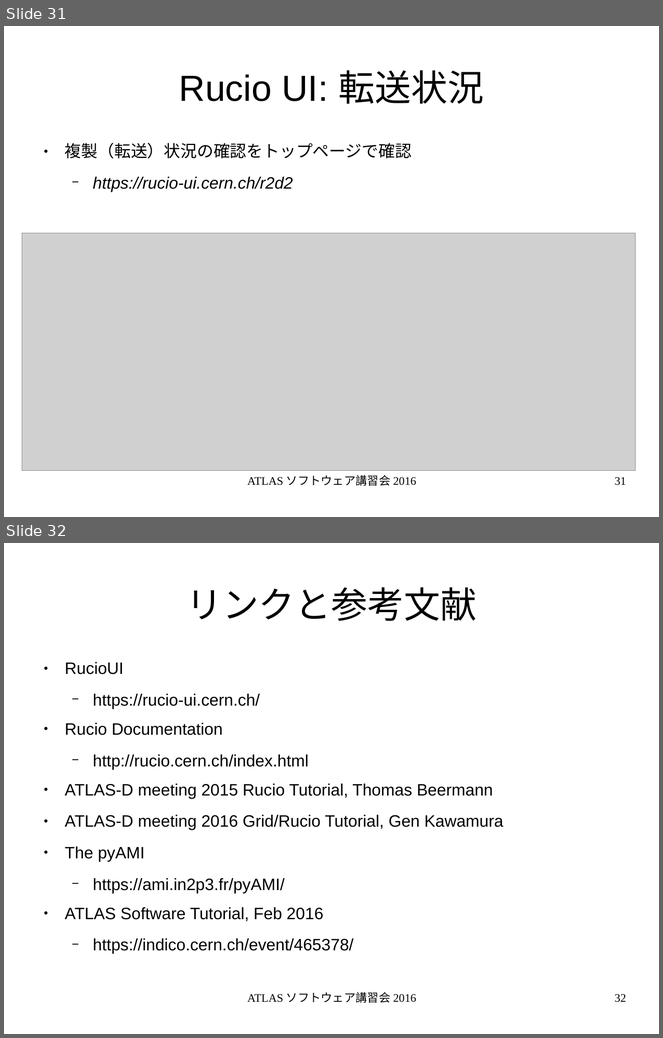
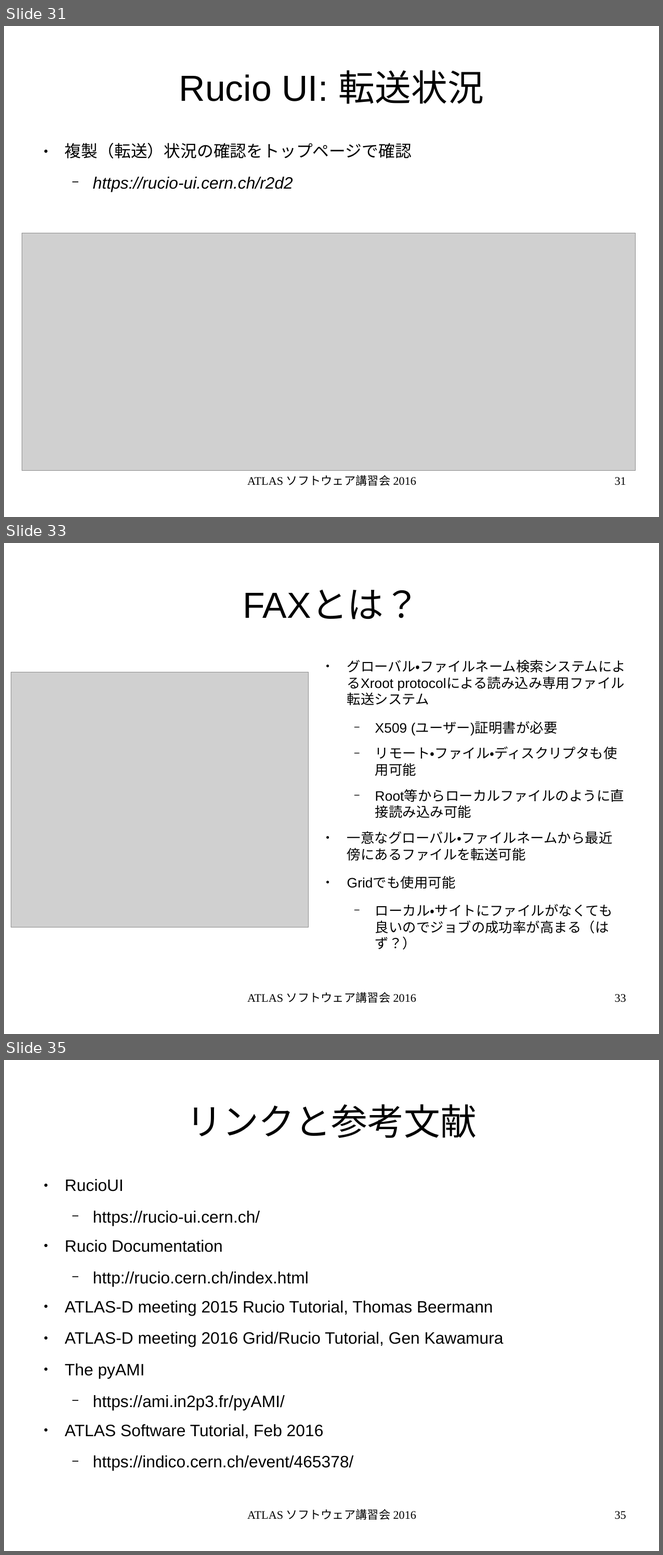
Before and after one commit to GenKawamura/2016-ATLAS-Japan-computing-tutorial, a slide deck: slides/odp/data_management.odp. Shown one above the other, each under a label of ours: slides 31 and 32 before the commit, slides 31, 33 and 35 after it; the slides between them are not shown. The pictures are 663x1038 and 663x1555 pixels, drawn with LibreOffice and Linux fonts; fonts in the diff are those of the drawing; grey boxes stand for pictures. Boxes give left, top, right and bottom in pixels: in the first picture for what was removed or moved away, otherwise in the second. Text is boxed around its words. In the diff, an @@ line names an element or a change of style, - is before the commit and + after.

```diff
--- a/slides/odp/data_management.odp
+++ b/slides/odp/data_management.odp
@@ slide 33 added at (x1=4, y1=543, x2=659, y2=1034), background #FFFFFF @@
@@ title added at (x1=243, y1=590, x2=421, y2=619), 44 pt, text #000000 @@
+FAXとは？
@@ text added at (x1=347, y1=659, x2=626, y2=950), 16.6 pt, text #000000 @@
+● グローバル・ファイルネーム検索システムによるXroot protocolによる読み込み専用ファイル転送システム
+  − X509 (ユーザー)証明書が必要
+  − リモート・ファイル・ディスクリプタも使用可能
+  − Root等からローカルファイルのように直接読み込み可能
+● 一意なグローバル・ファイルネームから最近傍にあるファイルを転送可能
+● Gridでも使用可能
+  − ローカル・サイトにファイルがなくても良いのでジョブの成功率が高まる（はず？）
@@ picture added at (x1=11, y1=672, x2=308, y2=928) @@
@@ text added at (x1=247, y1=992, x2=416, y2=1003), 14 pt, text #000000 @@
+ATLAS ソフトウェア講習会 2016
@@ page number added at (x1=615, y1=994, x2=626, y2=1003), 14 pt, text #000000 @@
+33
@@ what was slide 32 is now slide 35 @@
@@ page number at (x1=615, y1=1511, x2=626, y2=1520): text changed @@
-32
+35
```
Also in this commit, not shown: 2 slides changed, 2 other slides added, 7 other files.
